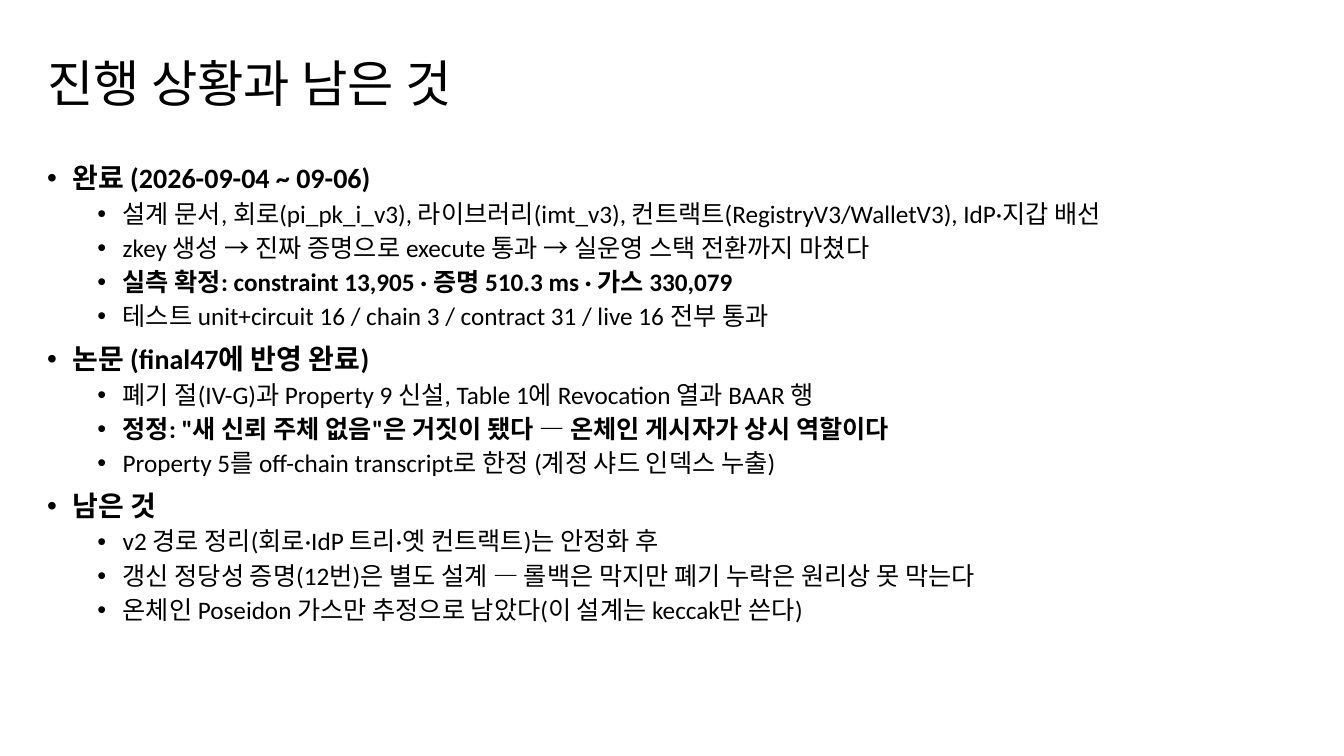
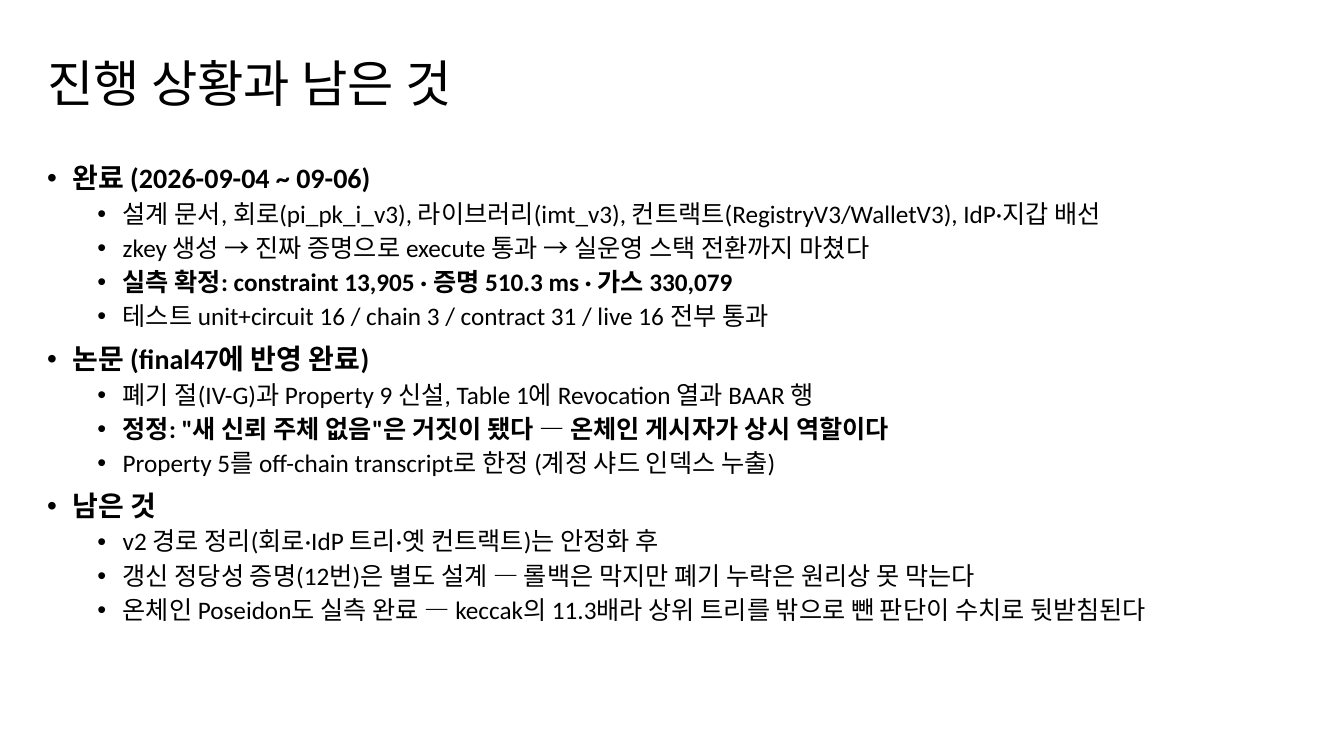
Before and after one commit to mhjung93/google-oidc-demo, a slide deck: slide 18 of documents/260904_revocation_sharding.pptx. Drawn at 1344x756 pixels with LibreOffice and Linux fonts; fonts in the diff are those of the drawing; background and template pictures are left out. Boxes give left, top, right and bottom in pixels: in the first picture for what was removed or moved away, otherwise in the second. Text is boxed around its words. In the diff, an @@ line names an element or a change of style, - is before the commit and + after.

```diff
--- a/documents/260904_revocation_sharding.pptx
+++ b/documents/260904_revocation_sharding.pptx
@@ text at [123,598,1146,621]: text changed @@
-  • 온체인 Poseidon 가스만 추정으로 남았다(이 설계는 keccak만 쓴다)
+  • 온체인 Poseidon도 실측 완료 — keccak의 11.3배라 상위 트리를 밖으로 뺀 판단이 수치로 뒷받침된다
```
Also in this commit, not shown: 2 other slides changed, 7 other files.
